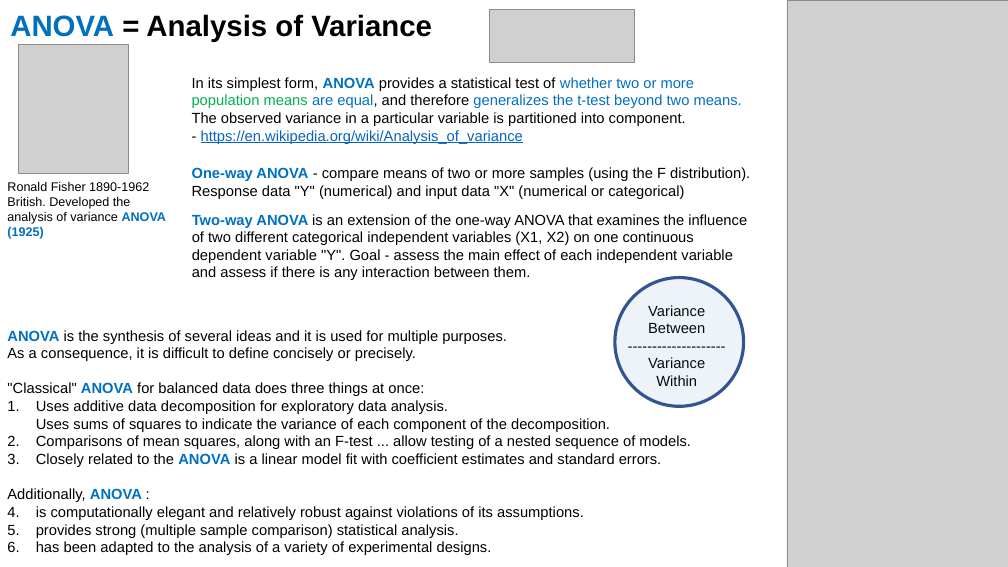
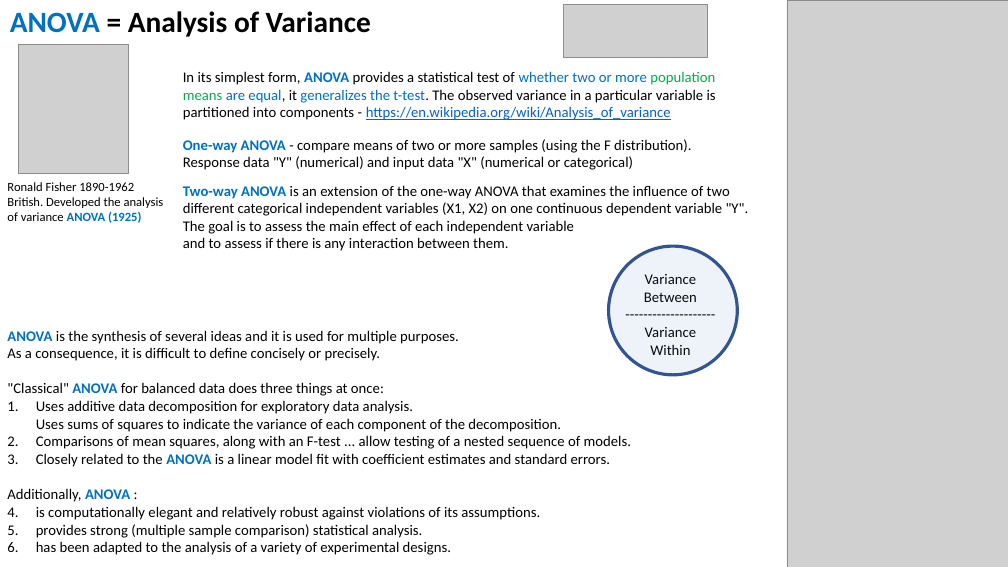
Before and after one commit to lselector/statistics, a slide deck: slide 2 of statistics_07c_F_ANOVA.pptx. Drawn at 1008x567 pixels with LibreOffice and Linux fonts; fonts in the diff are those of the drawing; grey boxes stand for pictures. Boxes give left, top, right and bottom in pixels: in the first picture for what was removed or moved away, otherwise in the second. Text is boxed around its words. In the diff, an @@ line names an element or a change of style, - is before the commit and + after.

```diff
--- a/statistics_07c_F_ANOVA.pptx
+++ b/statistics_07c_F_ANOVA.pptx
@@ picture: place and size @@
-picture at bbox=[489, 10, 634, 63]
+picture at bbox=[563, 5, 708, 57]
@@ text at bbox=[183, 71, 716, 120]: text changed; font Arial to Calibri @@
-In its simplest form, ANOVA provides a statistical test of whether two or more population means are equal, and therefore generalizes the t-test beyond two means.
-The observed variance in a particular variable is partitioned into component.
-- https://en.wikipedia.org/wiki/Analysis_of_variance
+In its simplest form, ANOVA provides a statistical test of whether two or more population means are equal, it generalizes the t-test. The observed variance in a particular variable is partitioned into components - https://en.wikipedia.org/wiki/Analysis_of_variance
@@ text "One-way ANOVA - compare means ...": place and size @@
-text "One-way ANOVA - compare means ..." at bbox=[192, 167, 750, 199]
+text "One-way ANOVA - compare means ..." at bbox=[183, 139, 691, 170]
@@ text at bbox=[183, 185, 749, 251]: text changed; font Arial to Calibri @@
-Two-way ANOVA is an extension of the one-way ANOVA that examines the influence of two different categorical independent variables (X1, X2) on one continuous dependent variable "Y". Goal - assess the main effect of each independent variable and assess if there is any interaction between them.
+Two-way ANOVA is an extension of the one-way ANOVA that examines the influence of two different categorical independent variables (X1, X2) on one continuous dependent variable "Y".
+The goal is to assess the main effect of each independent variable
+and to assess if there is any interaction between them.
@@ font Arial to Calibri in 5 elements at bbox=[10, 11, 371, 37], bbox=[7, 330, 631, 555], bbox=[7, 182, 164, 223], bbox=[183, 139, 691, 170], bbox=[644, 274, 697, 355] @@
@@ text "Variance Between": place and size @@
-text "Variance Between" at bbox=[648, 305, 705, 386]
+text "Variance Between" at bbox=[644, 274, 697, 355]
@@ ellipse: place and size @@
-ellipse at bbox=[615, 278, 743, 406]
+ellipse at bbox=[609, 247, 737, 375]
```
Also in this commit, not shown: 4 other slides changed, 6 other files.
